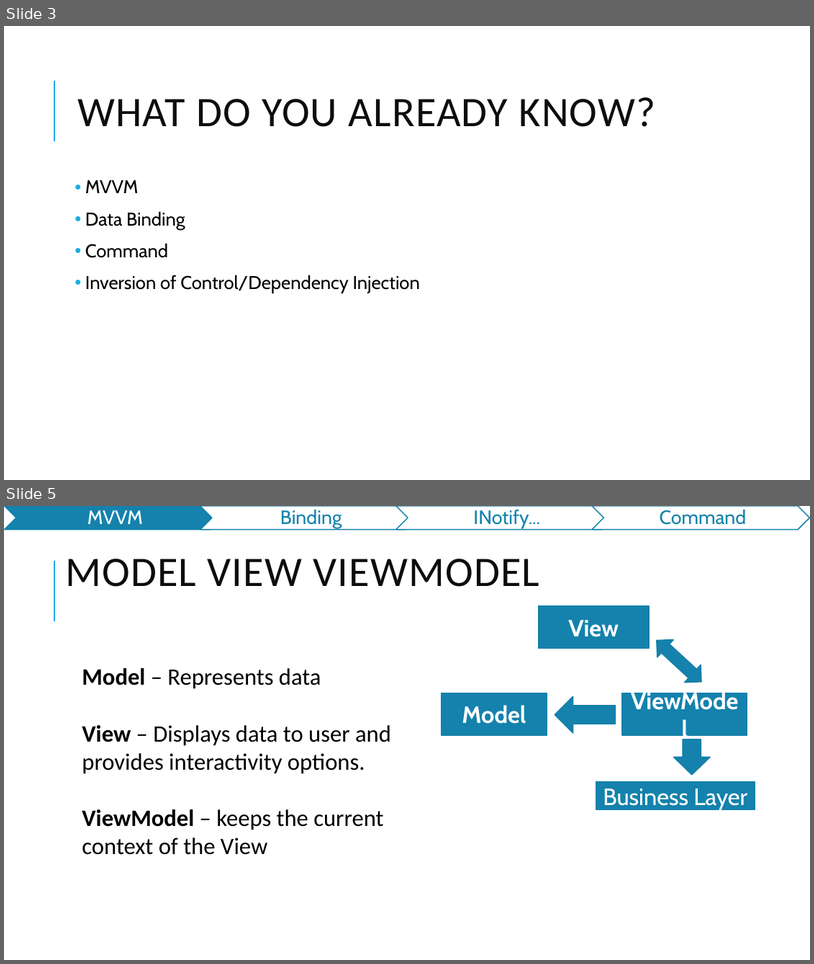
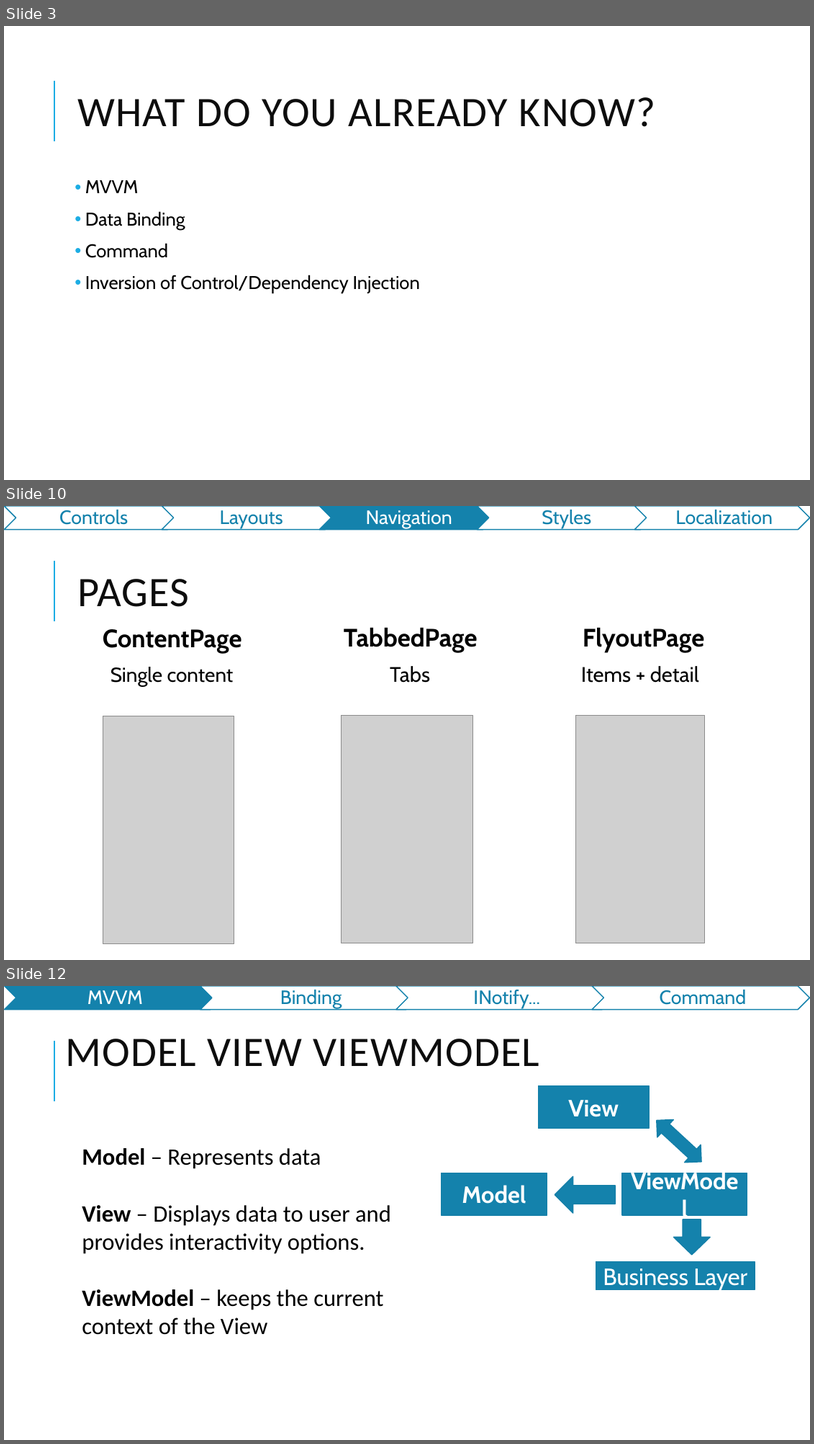
Before and after one commit to jasho/pv239-maui, a slide deck: 03_MVVM/PV239-Xamarin-03_MVVM.pptx. Shown one above the other, each under a label of ours: slides 3 and 5 before the commit, slides 3, 10 and 12 after it; the slides between them are not shown. The pictures are 814x964 and 814x1444 pixels, drawn with LibreOffice and Linux fonts; fonts in the diff are those of the drawing; grey boxes stand for pictures. Boxes give left, top, right and bottom in pixels: in the first picture for what was removed or moved away, otherwise in the second. Text is boxed around its words. In the diff, an @@ line names an element or a change of style, - is before the commit and + after.

```diff
--- a/03_MVVM/PV239-Xamarin-03_MVVM.pptx
+++ b/03_MVVM/PV239-Xamarin-03_MVVM.pptx
@@ slide 10 added at (4, 506, 810, 960), background #FFFFFF; not listed: 1 template element that a slide beside it also shows @@
@@ group added at (4, 506, 810, 530): 5 chevrons, 5 texts @@
+Controls
+Layouts
+Navigation
+Styles
+Localization
@@ title added at (77, 579, 189, 607), 50 pt, text #0D0D0D @@
+PAGES
@@ text added at (103, 629, 242, 686), 24 pt, text #000000 @@
+  ContentPage
+  Single content
@@ text added at (344, 627, 478, 682), 30 pt, text #000000, bold @@
+  TabbedPage
+  Tabs
@@ text added at (581, 627, 705, 682), 25 pt, text #000000 @@
+  FlyoutPage
+Items + detail
@@ picture added at (103, 716, 234, 943) @@
@@ picture added at (342, 716, 473, 943) @@
@@ picture added at (576, 716, 705, 943) @@
@@ what was slide 5 is now slide 12 @@
```
Also in this commit, not shown: 1 slide changed, 6 other slides added, 1 other file.
